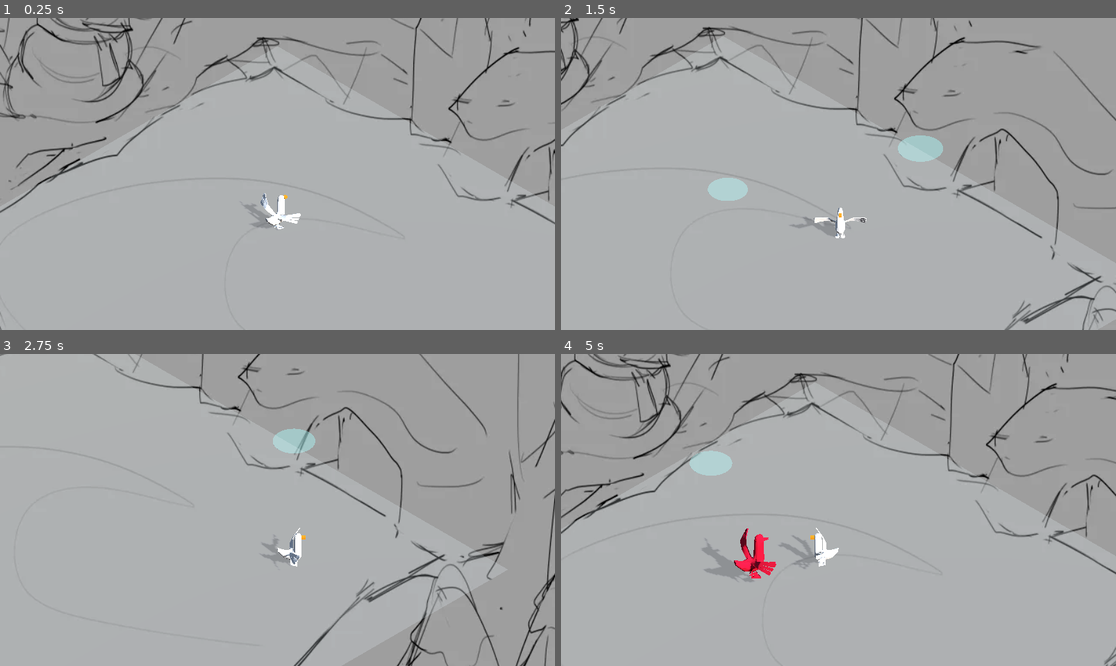
Above: before the commit, frames 1-4 (two rows, left to right).
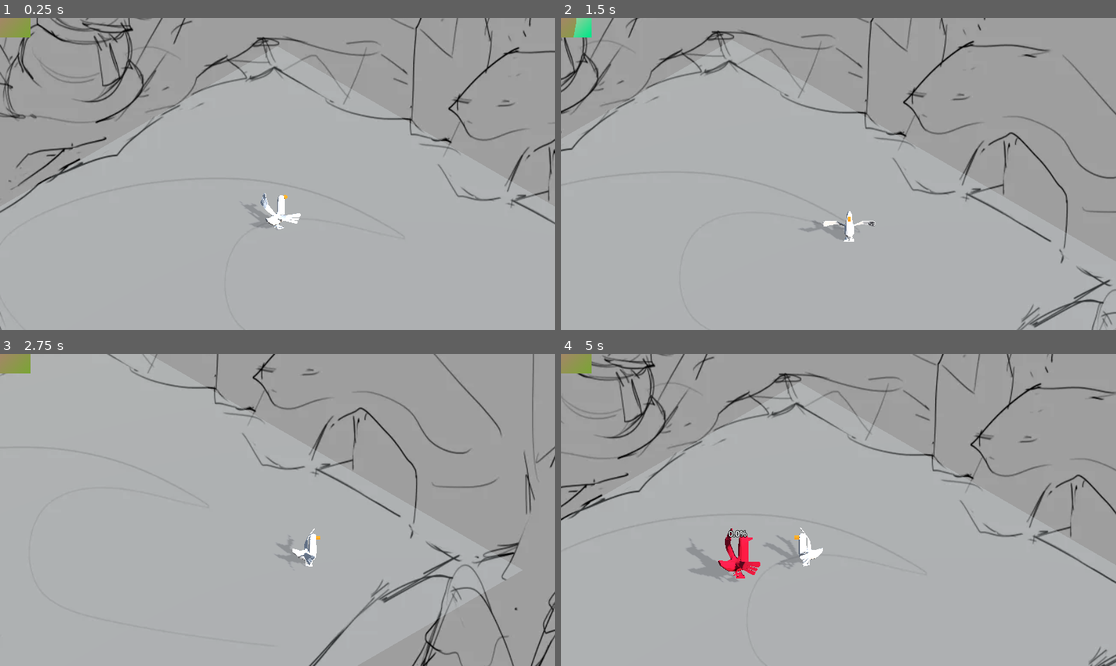
Above: after the commit, the same moments.

Repository: taehkim1280/GOOSEFIGHTER_BIGMODE2026
Game: Godot game, scene res://world.tscn
Two runs of this game, one before a commit and one after it. Both use one fixed random seed, a clock stepped at 60 frames per second and the inputs below.
Inputs (mouse positions are in pixels of both pictures, inside the frame that each line leads up to):
- Up to frame 1 (0.25 s): no input
- Up to frame 2 (1.5 s): tap Enter (ui_accept) at 0.5, 0.77, 1.07 s; move the mouse to (960, 158) at 0.52 s; hold D (move_right) 0.53-1.28 s; hold R (attack_explosive_cask, bound only after the commit) 0.53-1.28 s; click (960, 158) at 0.8 s; move the mouse to (727, 189) at 1.27 s; hold S (move_back) from 1.28 s (still down); click (727, 189) at 1.35 s
- Up to frame 3 (2.75 s): tap Enter (ui_accept) at 1.52, 1.55, 1.82 s; move the mouse to (333, 441) at 2.02 s; release S (move_back) at 2.03 s; hold D (move_right) from 2.03 s (still down); hold Enter (ui_accept) from 2.03 s (still down); click (333, 441) at 2.17 s; tap R (attack_explosive_cask, bound only after the commit) at 2.3 s
- Up to frame 4 (5 s): move the mouse to (810, 572) at 2.77 s; release D (move_right) at 2.78 s; release Enter (ui_accept) at 2.78 s; hold W (move_forward) 2.78-3.53 s; tap R (attack_explosive_cask, bound only after the commit) at 2.85, 4.35 s; tap Enter (ui_accept) at 3.02, 3.32, 3.77, 3.8, 4.07, 4.52, 4.82 s; click (810, 572) at 3.05 s; move the mouse to (1005, 556) at 3.52 s; press the mouse at (1005, 556) at 3.53 s; hold A (move_left) from 3.53 s (still down); move the mouse to (672, 463) at 4.27 s; release the mouse at (672, 463) at 4.28 s; click (672, 463) at 4.42 s

The runs differ from the first frame. In frame 1, 0.3% of the frame differs, in the area x 0-6%, y 0-7%; in frame 2, 8.8%; in frame 3, 7.8%; in frame 4, 10%, in the area x 0-100%, y 0-100%.

Commit message:
bomba timer and cooldowns

Diff:
--- a/camera_3d.gd
+++ b/camera_3d.gd
@@ -1,17 +1,36 @@
 extends Camera3D
 
-@export var target_path: NodePath = "../Goose" # point to goose node
-@export var smooth_speed = 10.0
+@export var target_path: NodePath = "../Goose"
+@export var smooth_speed: float = 5.0
 
 var target: Node3D
 var offset: Vector3
 
+var shake_intensity: float = 0.0
+var shake_decay: float = 3.0 # higher is snappier recovery
+
 func _ready():
 	target = get_node(target_path)
 	if target:
-		offset = global_position - target.position
+		offset = global_position - target.global_position
+
+func add_shake(amount: float):
+	shake_intensity = clamp(shake_intensity + amount, 0.0, 1.0)
 
 func _physics_process(delta):
 	if is_instance_valid(target):
+		# follow target
 		var target_pos = target.global_position + offset
 		global_position = global_position.lerp(target_pos, smooth_speed * delta)
+
+	# handle screen shake logic
+	if shake_intensity > 0:
+		shake_intensity = move_toward(shake_intensity, 0.0, shake_decay * delta)
+
+		# use offsets to avoid messing with camera transforms
+		var shake_amount = shake_intensity * shake_intensity
+		h_offset = randf_range(-1.0, 1.0) * shake_amount
+		v_offset = randf_range(-1.0, 1.0) * shake_amount
+	else:
+		h_offset = 0
+		v_offset = 0
--- a/enemy.gd
+++ b/enemy.gd
@@ -4,9 +4,13 @@
 var player: Node3D = null
 var knockback_velocity = Vector3.ZERO
 
+var health_percent: float = 0.0
+@onready var label = $Label3D
+
 func _ready():
 	add_to_group("enemies")
 	player = get_tree().get_first_node_in_group("player")
+	update_label()
 
 func _physics_process(delta):
 	var final_velocity = Vector3.ZERO
@@ -15,25 +19,66 @@
 	if player and not is_being_knocked_back:
 		var dir = (player.global_position - global_position).normalized()
 		dir.y = 0
-		#if knockback_velocity.length() < 2.0:
-			#look_at(global_position + dir, Vector3.UP)
 		look_at(global_position + dir, Vector3.UP)
-		final_velocity = (dir * SPEED) + knockback_velocity
+		final_velocity = dir * SPEED
 
+	# combine chase speed and current knockback
 	velocity = final_velocity + knockback_velocity
 
-	if move_and_slide():
+	var collided = move_and_slide()
+
+	if collided:
 		for i in get_slide_collision_count():
 			var collision = get_slide_collision(i)
-			# Only bounce if the knockback is active
-			if is_being_knocked_back:
-				# Use the normal to reflect the vector
-				knockback_velocity = knockback_velocity.bounce(collision.get_normal()) * 0.8
-	# delta is le friction
-	knockback_velocity = knockback_velocity.move_toward(Vector3.ZERO, 15.0 * delta)
+
+			if knockback_velocity.length() > 5.0:
+				var wall_damage = knockback_velocity.length() * 0.1
+				# use a specific flag or check to prevent internal knockback override
+				# we pass Vector3.ZERO to signal its a wall hit
+				take_damage(wall_damage, Vector3.ZERO, false)
+
+				# Reflect the velocity for the bounce
+				var reflection = knockback_velocity.bounce(collision.get_normal())
+				knockback_velocity = Vector3(reflection.x, 0, reflection.z) * 0.7
+
+	# decay the knockback over time so they dont slide forever
+	knockback_velocity = knockback_velocity.move_toward(Vector3.ZERO, 20.0 * delta)
+	update_label()
+
+func update_label():
+	label.text = str(round(health_percent)) + "%"
+	label.modulate = Color(1, 1 - (health_percent/200.0), 1 - (health_percent/200.0))
+
+# func take_damage(amount: float, source_pos: Vector3):
+# 	health_percent += amount
+
+# 	if health_percent >= 100.0:
+# 		die()
+# 	else:
+# 		# calculate knockback direction away from source
+# 		var dir = (global_position - source_pos).normalized()
+# 		dir.y = 0
+
+# 		# scale knockback based on current percent
+# 		# higher % = launched further
+# 		var power = 10.0 + (health_percent * 0.5)
+# 		apply_knockback(dir * power)
+func take_damage(amount: float, source_pos: Vector3, is_lethal: bool = false):
+	health_percent += amount
+
+	# ONLY apply new knockback if its NOT a wall hit
+	if source_pos != Vector3.ZERO:
+		var dir = (global_position - source_pos).normalized()
+		dir.y = 0
+		var power = 10.0 + (health_percent * 0.5)
+		apply_knockback(dir * power)
+
+	if is_lethal and health_percent >= 100.0:
+		die()
+
+	update_label()
 
 func apply_knockback(force: Vector3):
-	# overwrite current knockback with the new blast force
 	knockback_velocity = force
 
 func die():
--- a/enemy.tscn
+++ b/enemy.tscn
@@ -21,3 +21,8 @@
 
 [node name="CollisionShape3D" type="CollisionShape3D" parent="." unique_id=2108362553]
 shape = SubResource("CapsuleShape3D_4gyqm")
+
+[node name="Label3D" type="Label3D" parent="." unique_id=1208301521]
+transform = Transform3D(1, 0, 0, 0, 1, 0, 0, 0, 1, 0, 2.2953553, 0)
+pixel_size = 0.015
+billboard = 1
--- a/explosive_cask.gd
+++ b/explosive_cask.gd
@@ -22,15 +22,21 @@
 	var enemies = get_tree().get_nodes_in_group("enemies")
 
 	for enemy in enemies:
-		if enemy is CharacterBody3D:
+		if enemy.has_method("take_damage"):
 			var diff = enemy.global_position - self.global_position
 			diff.y = 0 # ignore height
 			var dist = diff.length()
 
 			if dist <= RADIUS:
-				var push_dir = diff.normalized()
-				if push_dir == Vector3.ZERO: push_dir = Vector3.FORWARD
-				enemy.apply_knockback(push_dir * KNOCKBACK_STRENGTH)
+				# var push_dir = diff.normalized()
+				# if push_dir == Vector3.ZERO: push_dir = Vector3.FORWARD
+				# enemy.apply_knockback(push_dir * KNOCKBACK_STRENGTH)
+				var damage_amount = 25.0
+				enemy.take_damage(damage_amount, self.global_position)
+
+	var cam = get_viewport().get_camera_3d()
+	if cam.has_method("add_shake"):
+		cam.add_shake(0.4) # Intensity of 0.4
 
 	var burst = create_tween()
 	mesh.transparency = 0.0 # Flash solid
--- a/goose.gd
+++ b/goose.gd
@@ -1,7 +1,13 @@
 extends CharacterBody3D
 
 const SPEED = 7
-var ATTACK_RANGE = 3
+var ATTACK_RANGE = 2.0
+
+var attack_cooldown: float = 0.0
+const ATTACK_COOLDOWN_TIME: float = 0.4
+
+@onready var bomba_timer = $BombaTimer
+const BOMBA_COOLDOWN: float = 2.0
 
 var current_indicator: Node3D = null
 
@@ -20,6 +26,9 @@
 	var raw_dir := Vector3(input_dir.x, 0, input_dir.y)
 	var direction := raw_dir.rotated(Vector3.UP, deg_to_rad(45)).normalized()
 
+	if attack_cooldown > 0:
+		attack_cooldown -= _delta
+
 	if direction:
 		velocity.x = direction.x * SPEED
 		velocity.z = direction.z * SPEED
@@ -31,15 +40,20 @@
 	move_and_slide()
 
 func _input(event):
-	if event.is_action_pressed("ui_accept"): # spacebar
+	if event.is_action_pressed("attack_primary"): # spacebar
 		attack_towards_mouse()
 
-	if event is InputEventMouseButton and event.button_index == MOUSE_BUTTON_LEFT and event.pressed:
+	if event.is_action_pressed("attack_explosive_cask"):
 		if current_indicator == null:
 			spawn_explosion_sequence()
 
 func attack_towards_mouse():
+	if attack_cooldown > 0: return
+
 	var target_pos = get_mouse_3d_position()
+	var attack_damage = 7
+	var is_lethal = true
+
 	if target_pos == Vector3.ZERO: return
 
 	# calculate vector from goose to mouse
@@ -49,7 +63,7 @@
 	# [DEBUG]
 	print("Attacking towards: ", target_pos)
 	var line = attack_line_scene.instantiate()
-	get_parent().add_child(line) # Add to World, not Goose
+	get_parent().add_child(line) # add to world, not Goose
 
 	line.global_position = global_position + Vector3(0, 0.5, 0)
 
@@ -68,7 +82,9 @@
 			var to_enemy_2d = Vector2(enemy_diff.x, enemy_diff.z).normalized()
 
 			if attack_dir_2d.dot(to_enemy_2d) > 0.7:
-				enemy.die()
+				enemy.take_damage(attack_damage, global_position, is_lethal)
+
+	attack_cooldown = ATTACK_COOLDOWN_TIME
 
 func get_mouse_3d_position() -> Vector3:
 	var mouse_pos = get_viewport().get_mouse_position()
@@ -82,6 +98,11 @@
 	return intersection if intersection else Vector3.ZERO
 
 func spawn_explosion_sequence():
+	if not bomba_timer.is_stopped():
+		return
+
+	bomba_timer.start(BOMBA_COOLDOWN)
+
 	current_indicator = explosion_scene.instantiate()
 	get_parent().add_child(current_indicator)
 	current_indicator.set_as_faint(true)
--- a/project.godot
+++ b/project.godot
@@ -37,6 +37,16 @@
 "events": [Object(InputEventKey,"resource_local_to_scene":false,"resource_name":"","device":-1,"window_id":0,"alt_press …(192 unchanged characters)…
 ]
 }
+attack_primary={
+"deadzone": 0.2,
+"events": [Object(InputEventMouseButton,"resource_local_to_scene":false,"resource_name":"","device":-1,"window_id":0,"alt_pressed":false,"shift_pressed":false,"ctrl_pressed":false,"meta_pressed":false,"button_mask":0,"position":Vector2(0, 0),"global_position":Vector2(0, 0),"factor":1.0,"button_index":1,"canceled":false,"pressed":false,"double_click":false,"script":null)
+]
+}
+attack_explosive_cask={
+"deadzone": 0.2,
+"events": [Object(InputEventKey,"resource_local_to_scene":false,"resource_name":"","device":-1,"window_id":0,"alt_pressed":false,"shift_pressed":false,"ctrl_pressed":false,"meta_pressed":false,"pressed":false,"keycode":0,"physical_keycode":82,"key_label":0,"unicode":114,"location":0,"echo":false,"script":null)
+]
+}
 
 [physics]
 
--- /dev/null
+++ b/texture_progress_bar.gd
@@ -0,0 +1,14 @@
+extends TextureProgressBar
+
+@export var timer_path: NodePath = "../../../Goose/BombaTimer"
+var target_timer: Timer
+
+func _ready():
+	target_timer = get_node(timer_path)
+
+func _process(_delta):
+	if is_instance_valid(target_timer) and not target_timer.is_stopped():
+		var fill_ratio = target_timer.time_left / target_timer.wait_time
+		value = fill_ratio * 100
+	else:
+		value = 0
--- a/world.tscn
+++ b/world.tscn
@@ -8,6 +8,7 @@
 [ext_resource type="PackedScene" uid="uid://b44q3smkdich4" path="res://enemy.tscn" id="3_tlwt5"]
 [ext_resource type="Script" uid="uid://cpmpq25kjfyw0" path="res://enemy_spawner.gd" id="4_aqk2v"]
 [ext_resource type="ArrayMesh" uid="uid://cw4e670pw5crf" path="res://assets/goose1.obj" id="6_gbfbk"]
+[ext_resource type="Script" uid="uid://ctai7npvyvnuw" path="res://texture_progress_bar.gd" id="9_ioo17"]
 
 [sub_resource type="QuadMesh" id="QuadMesh_gbfbk"]
 
@@ -60,6 +61,21 @@
 sky = SubResource("Sky_tlwt5")
 
 [sub_resource type="GDScript" id="GDScript_036b0"]
+
+[sub_resource type="Gradient" id="Gradient_wse8f"]
+colors = PackedColorArray(0.6824472, 0.50274867, 0.45406693, 1, 0.4749992, 0.64651793, 0.20127043, 1)
+
+[sub_resource type="GradientTexture2D" id="GradientTexture2D_ic0uy"]
+gradient = SubResource("Gradient_wse8f")
+fill_to = Vector2(1, 1)
+
+[sub_resource type="Gradient" id="Gradient_k3n1d"]
+offsets = PackedFloat32Array(0.012987013, 0.9805195)
+colors = PackedColorArray(0.998056, 0.7522926, 0.66642404, 1, 0, 0.9019608, 0.53333336, 1)
+
+[sub_resource type="GradientTexture2D" id="GradientTexture2D_2o6r5"]
+gradient = SubResource("Gradient_k3n1d")
+fill_to = Vector2(1, 1)
 
 [node name="World" type="Node3D" unique_id=74445810]
 
@@ -99,11 +115,13 @@
 transform = Transform3D(1, 0, 0, 0, 1, 0, 0, 0, 1, -10, 0, 0)
 
 [node name="CollisionShape3D" type="CollisionShape3D" parent="Ground/ArenaContainer/ArenaWall_NW" unique_id=1381141297]
+visible = false
 shape = SubResource("BoxShape3D_ic0uy")
 debug_color = Color(0.92156863, 0.18039216, 0.53333336, 0.9843137)
 
 [node name="ArenaWall_NE" type="StaticBody3D" parent="Ground/ArenaContainer" unique_id=1104342877]
 transform = Transform3D(1, 0, 0, 0, 1, 0, 0, 0, 1, 0, 0, -10)
+visible = false
 
 [node name="CollisionShape3D" type="CollisionShape3D" parent="Ground/ArenaContainer/ArenaWall_NE" unique_id=122501096]
 shape = SubResource("BoxShape3D_gbfbk")
@@ -113,6 +131,7 @@
 transform = Transform3D(1, 0, 0, 0, 1, 0, 0, 0, 1, 0, 0, 10)
 
 [node name="CollisionShape3D" type="CollisionShape3D" parent="Ground/ArenaContainer/ArenaWall_SW" unique_id=283592288]
+visible = false
 shape = SubResource("BoxShape3D_ioo17")
 debug_color = Color(0.92156863, 0.18039216, 0.53333336, 0.9843137)
 
@@ -120,6 +139,7 @@
 transform = Transform3D(1, 0, 0, 0, 1, 0, 0, 0, 1, 10, 0, 0)
 
 [node name="CollisionShape3D" type="CollisionShape3D" parent="Ground/ArenaContainer/ArenaWall_SE" unique_id=683935770]
+visible = false
 shape = SubResource("BoxShape3D_wse8f")
 debug_color = Color(0.92156863, 0.18039216, 0.53333336, 0.9843137)
 
@@ -152,6 +172,9 @@
 mesh = SubResource("BoxMesh_tlwt5")
 surface_material_override/0 = SubResource("StandardMaterial3D_aqk2v")
 
+[node name="BombaTimer" type="Timer" parent="Goose" unique_id=1786101405]
+one_shot = true
+
 [node name="DirectionalLight3D" type="DirectionalLight3D" parent="." unique_id=1109783111]
 transform = Transform3D(0.539483, 0.1306471, 0.8317989, -0.81290555, -0.17661655, 0.55496955, 0.21941456, -0.97557044, 0.010922074, 0, 6.194148, 0)
 shadow_enabled = true
@@ -170,4 +193,27 @@
 autostart = true
 script = SubResource("GDScript_036b0")
 
+[node name="UI Canvas" type="CanvasLayer" parent="." unique_id=1506551400]
+
+[node name="Control" type="Control" parent="UI Canvas" unique_id=965256485]
+layout_mode = 3
+anchors_preset = 0
+offset_right = 40.0
+offset_bottom = 40.0
+
+[node name="TextureProgressBar" type="TextureProgressBar" parent="UI Canvas/Control" unique_id=1122265755]
+layout_mode = 1
+anchors_preset = 2
+anchor_top = 1.0
+anchor_bottom = 1.0
+offset_top = -64.0
+offset_right = 64.0
+grow_vertical = 0
+rounded = true
+fill_mode = 4
+texture_under = SubResource("GradientTexture2D_ic0uy")
+texture_progress = SubResource("GradientTexture2D_2o6r5")
+script = ExtResource("9_ioo17")
+timer_path = null
+
 [connection signal="timeout" from="Enemy Spawner/Timer" to="Enemy Spawner" method="_on_timer_timeout"]
Not shown, added: texture_progress_bar.gd.uid
